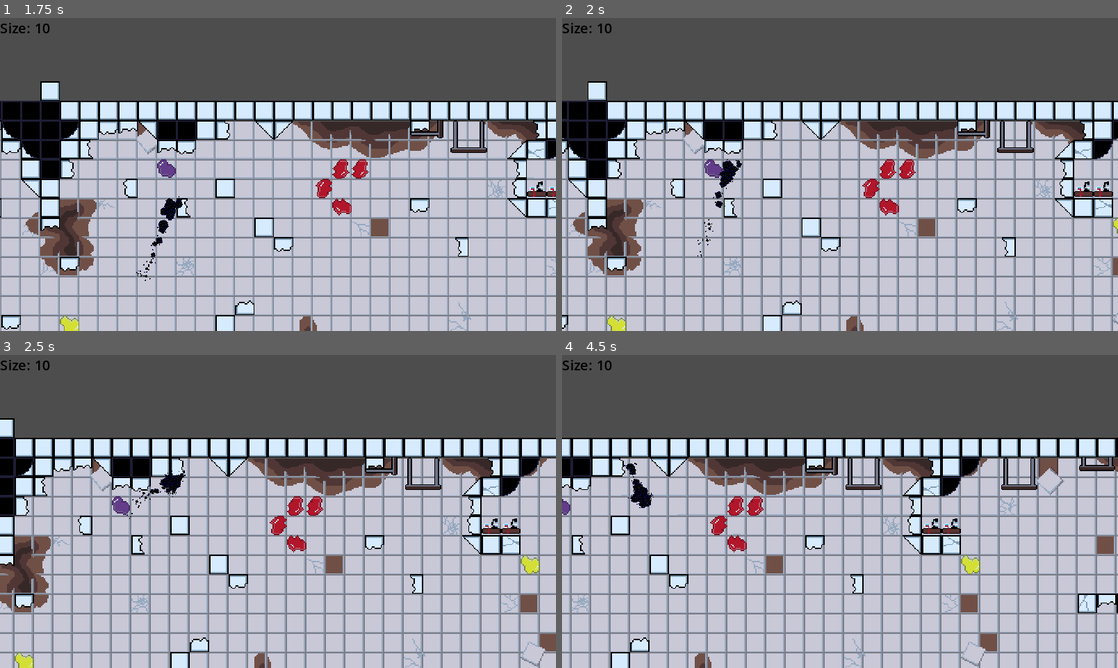
Above: before the commit, frames 1-4 (two rows, left to right).
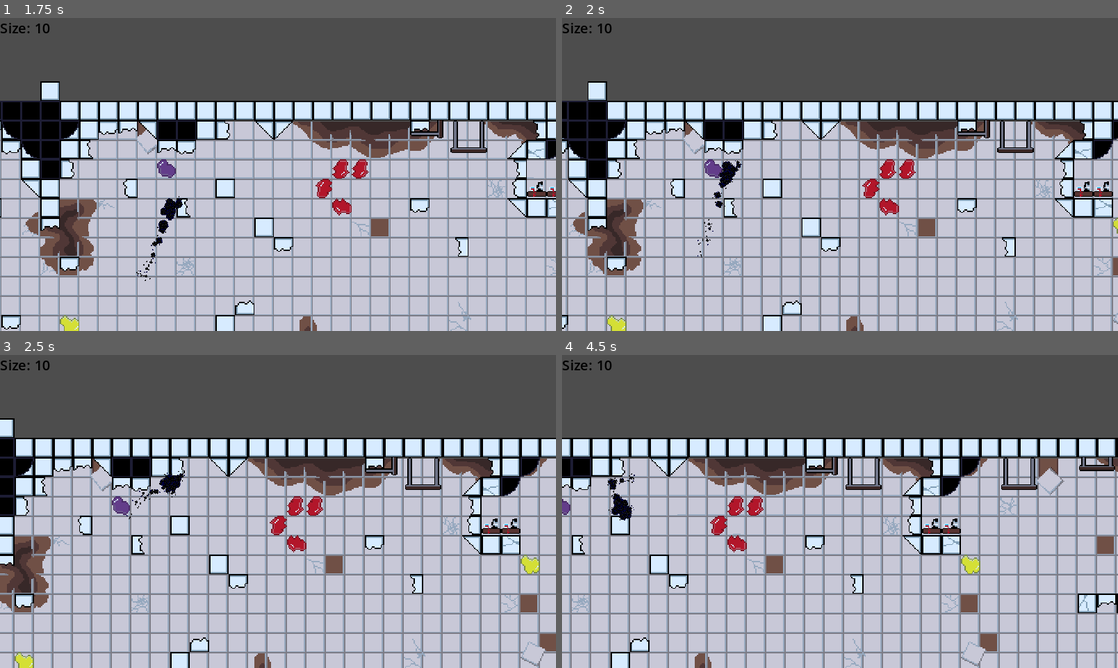
Above: after the commit, the same moments.

Repository: BenBenBenB/godot-testing-2d
Game: Godot game, scene res://scene/main.tscn
The game is run twice, just before and just after one commit, with the same random seed, the same clock (stepped at 60 frames per second) and the same inputs.
Inputs:
- Up to frame 1 (1.75 s): click "Level 1" at 0.5 s; hold W (move_up) from 1.28 s (still down); hold Space (grow) from 1.28 s (still down)
- Up to frame 2 (2 s): keep holding W (move_up); keep holding Space (grow)
- Up to frame 3 (2.5 s): keep holding W (move_up); release Space (grow) at 2.03 s; tap Shift (shrink) at 2.1 s
- Up to frame 4 (4.5 s): release W (move_up) at 2.78 s; hold Space (grow) 2.78-3.53 s; hold A (move_left) 2.78-4.28 s; tap Shift (shrink) at 3.6 s; hold S (move_down) from 4.28 s (still down); hold Space (grow) from 4.28 s (still down)

Frame 1 is identical in both runs. In frame 2, 0.1% of the frame differs, in the area x 27-33%, y 45-58%; in frame 3, 0.1%; in frame 4, 0.5%, in the area x 8-17%, y 34-53%.

Commit message:
tell the exterminator we are good because I fixed the wall bugs

Diff:
--- a/scene/entity/test_player.gd
+++ b/scene/entity/test_player.gd
@@ -7,16 +7,18 @@
 #self
 var speed: int = 125
 var size : float = 10
+var auto_forward: bool
+var wall_bump_distance = 2
 const max_size : float = 100
 const max_scale : float = 3.0
 const min_scale : float = 0.5
 
 #UI
 @onready var size_text : Label = $"CanvasLayer/Size Label"
-
 func _ready():
 	#get info from level and update the UI
 	scroll_speed = current_level.scroll_speed
+	auto_forward = true
 	updateUI()
 	#initialise player scale
 	var ratio : float = (size / max_size) * (max_scale - min_scale) + min_scale
@@ -27,6 +29,8 @@
 func get_input():
 	var input_dir = Input.get_vector("move_left", "move_right", "move_up", "move_down")
 	velocity = input_dir * speed
+	if not input_dir.is_zero_approx():
+		auto_forward = true
 
 func consume_mass(food_value: float):
 	size += food_value
@@ -40,10 +44,16 @@
 func _process(_delta):
 	# this makes the player move with the camera
 	# you will get stuck on obstacles if you try to move only backwards though somehow
-	position.x += scroll_speed * _delta
+	if auto_forward:
+		position.x += scroll_speed * _delta
 
-func _physics_process(_delta):
+func _physics_process(delta):
 	get_input()
+	if is_on_wall():
+		var normal = get_wall_normal()
+		if normal.x < 1:
+			position += normal * wall_bump_distance
+			auto_forward = false
 	move_and_slide()
 
 
